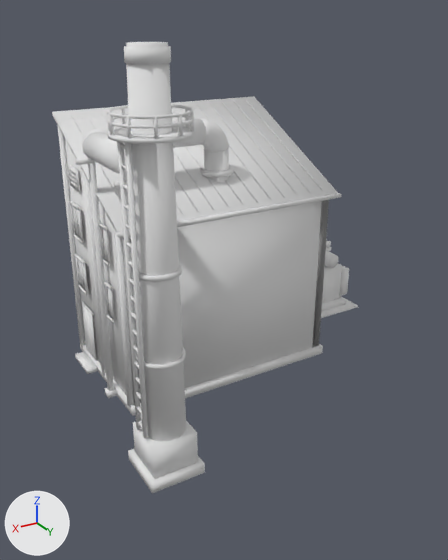
Renders of the glTF model price-of-everything-0.1/assets/supply_chain_3d/eaf_lvl1_contour.glb from each side of a commit.
Rendered twice from a camera (50 mm lens) standing at (0.695, 1.119, 0.728) and looking at (0.052, 0.046, 0.192). The lights are fixed; the arrows at lower left show +X, +Y and +Z. The first picture is the older version. Vertices at exactly the same position are counted once.

Names of what the first picture shows: 'eaf_v2_contour'.
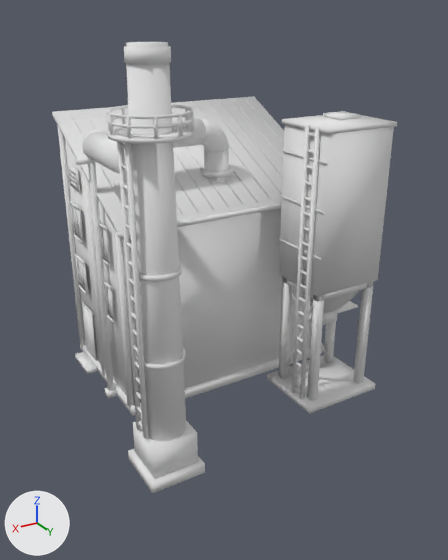
The newer file is also rescaled (x0.97) as a whole; pictures and numbers use the older file's frame.

The edits, one by one:
me_eaf_v2_contour is used by ob_eaf_v2_contour; location (0.0, 0.0, 0.0).
me_eaf_v2_contour had 5656 vertices, 10220 faces and spanned x -0.392..0.392, y -0.378..0.378, z 0.0..0.693.
me_eaf_v2_contour now has 6007 vertices, 10746 faces and spans x -0.392..0.392, y -0.378..0.378, z 0.0..0.693.
me_eaf_v2_contour part 1: a new loose piece, a box spanning x -0.152..0.021, y 0.176..0.325, z 0.0..0.012, in mat_paint (white #e7e7e7).
me_eaf_v2_contour part 2: a new loose piece, a box spanning x -0.135..-0.12, y 0.193..0.208, z 0.012..0.25, in mat_paint (white #e7e7e7).
me_eaf_v2_contour part 3: a new loose piece, a box spanning x -0.135..-0.12, y 0.292..0.307, z 0.012..0.25, in mat_paint (white #e7e7e7).
me_eaf_v2_contour part 4: a new loose piece, a box spanning x -0.011..0.004, y 0.292..0.307, z 0.012..0.25, in mat_paint (white #e7e7e7).
me_eaf_v2_contour part 5: a new loose piece, a box spanning x -0.135..0.004, y 0.294..0.306, z 0.233..0.248, in mat_paint (white #e7e7e7).
me_eaf_v2_contour part 6: a new loose piece, a box spanning x -0.011..0.004, y 0.193..0.307, z 0.234..0.246, in mat_paint (white #e7e7e7).
me_eaf_v2_contour part 7: a new loose piece, a box spanning x -0.084..-0.047, y 0.234..0.266, z 0.152..0.179, in mat_paint (white #e7e7e7).
me_eaf_v2_contour part 8: a new loose piece, a box spanning x -0.14..0.009, y 0.188..0.312, z 0.248..0.545, in mat_paint (white #e7e7e7).
me_eaf_v2_contour part 9: a new loose piece, a box spanning x -0.1436..0.0123, y 0.1846..0.3158, z 0.5446..0.552, in mat_paint (white #e7e7e7).
me_eaf_v2_contour part 10: a new loose piece, a box spanning x -0.1176..-0.0681, y 0.2069..0.249, z 0.552..0.5582, in mat_paint (white #e7e7e7).
me_eaf_v2_contour part 11: a new loose piece, a box spanning x 0.0086..0.0111, y 0.1871..0.3134, z 0.3199..0.3236, in mat_paint (white #e7e7e7).
me_eaf_v2_contour part 12: a new loose piece, a box spanning x 0.0086..0.0111, y 0.1871..0.3134, z 0.4066..0.4103, in mat_paint (white #e7e7e7).
me_eaf_v2_contour part 13: a new loose piece, a box spanning x 0.0086..0.0111, y 0.1871..0.3134, z 0.4932..0.4969, in mat_paint (white #e7e7e7).
me_eaf_v2_contour part 14: a new loose piece, a box spanning x 0.0106..0.0165, y 0.2577..0.2651, z 0.0124..0.552, in mat_paint (white #e7e7e7).
me_eaf_v2_contour part 15: a new loose piece, a box spanning x 0.0106..0.0165, y 0.2849..0.2923, z 0.0124..0.552, in mat_paint (white #e7e7e7).
me_eaf_v2_contour part 16: 111 vertices added at x -0.135..0.016, y 0.193..0.307, z 0.012..0.54.
Other edits to the shape of me_eaf_v2_contour do not show in these pictures.

Pixel boxes [x1, y1, x2, y2] of what changed, in the pictures (448 x 560 px):
'eaf_v2_contour', reshaped (13% wider)
    before: [52, 42, 358, 494]
    after: [52, 42, 397, 494]
part 1 of me_eaf_v2_contour, added
    after: [267, 355, 375, 413]
part 2 of me_eaf_v2_contour, added
    after: [323, 321, 336, 363]
part 3 of me_eaf_v2_contour, added
    after: [353, 282, 374, 384]
part 4 of me_eaf_v2_contour, added
    after: [307, 295, 324, 401]
part 5 of me_eaf_v2_contour, added
    after: [314, 283, 368, 301]
part 6 of me_eaf_v2_contour, added
    after: [282, 277, 325, 301]
part 7 of me_eaf_v2_contour, added
    after: [323, 310, 338, 325]
part 8 of me_eaf_v2_contour, added
    after: [279, 124, 394, 296]
part 9 of me_eaf_v2_contour, added
    after: [282, 115, 397, 134]
part 10 of me_eaf_v2_contour, added
    after: [325, 112, 361, 120]
part 11 of me_eaf_v2_contour, added
    after: [279, 238, 321, 260]
part 12 of me_eaf_v2_contour, added
    after: [280, 195, 324, 214]
part 13 of me_eaf_v2_contour, added
    after: [282, 150, 327, 165]
part 14 of me_eaf_v2_contour, added
    after: [292, 125, 310, 393]
part 15 of me_eaf_v2_contour, added
    after: [300, 127, 320, 399]
part 16 of me_eaf_v2_contour, added
    after: [278, 132, 361, 379]
